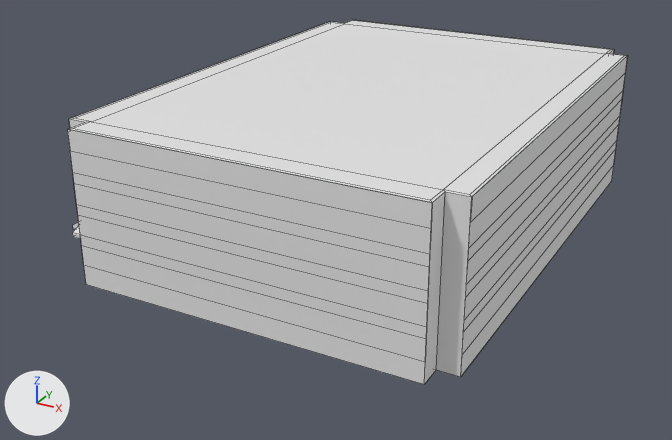
Before and after pictures for a commit that changed the FBX model src/Assets/3D Assets/Models/SCPS.fbx.
One viewpoint serves both versions: a camera (50 mm lens) standing at (93.1, -190.6, 75.5) and looking at (-6.0, -10.5, -14.5). Arrows for +X, +Y and +Z are at lower left; the lights stay in place. Mesh edges are drawn as thin lines. Materials are left out; every surface is plain grey.

Objects in the first picture: 'SCPS Main'.
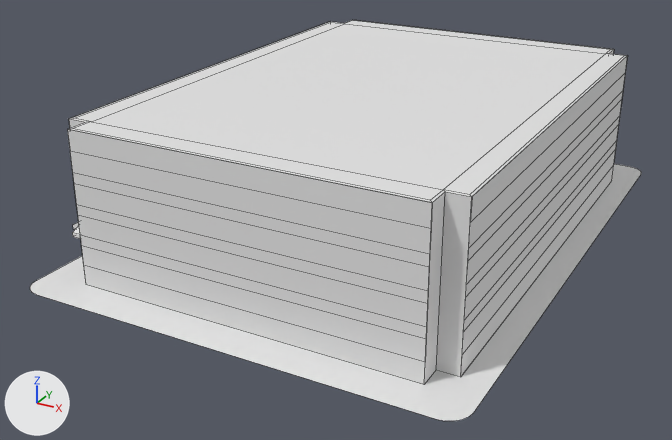
Changed parts and their boxes [x1, y1, x2, y2] in the pictures (672 x 440 px):
'SCPS Main', reshaped (9% wider, 10% taller): before [67, 20, 628, 384]; after [30, 20, 641, 421]
part 1 of me_cube_001, added: after [30, 164, 641, 421]

The edits, one by one:
me_cube_001 is used by ob_scps_main; location (0.0, 0.0, 0.0).
me_cube_001 had 200 vertices, 146 faces and spanned x -46.9..44.2, y -60.7..63.9, z -17.4..17.4.
me_cube_001 now has 224 vertices, 147 faces and spans x -50.2..50.2, y -69.2..69.2, z -17.4..17.4.
me_cube_001 part 1: a new loose piece of 24 vertices spanning x -50.2..50.2, y -69.2..69.2, z -17.4.
